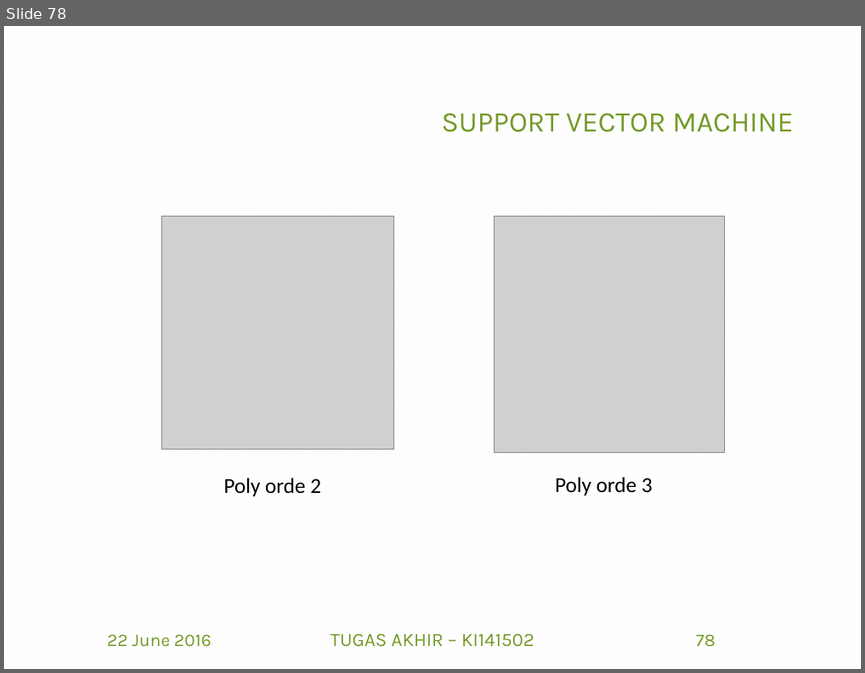
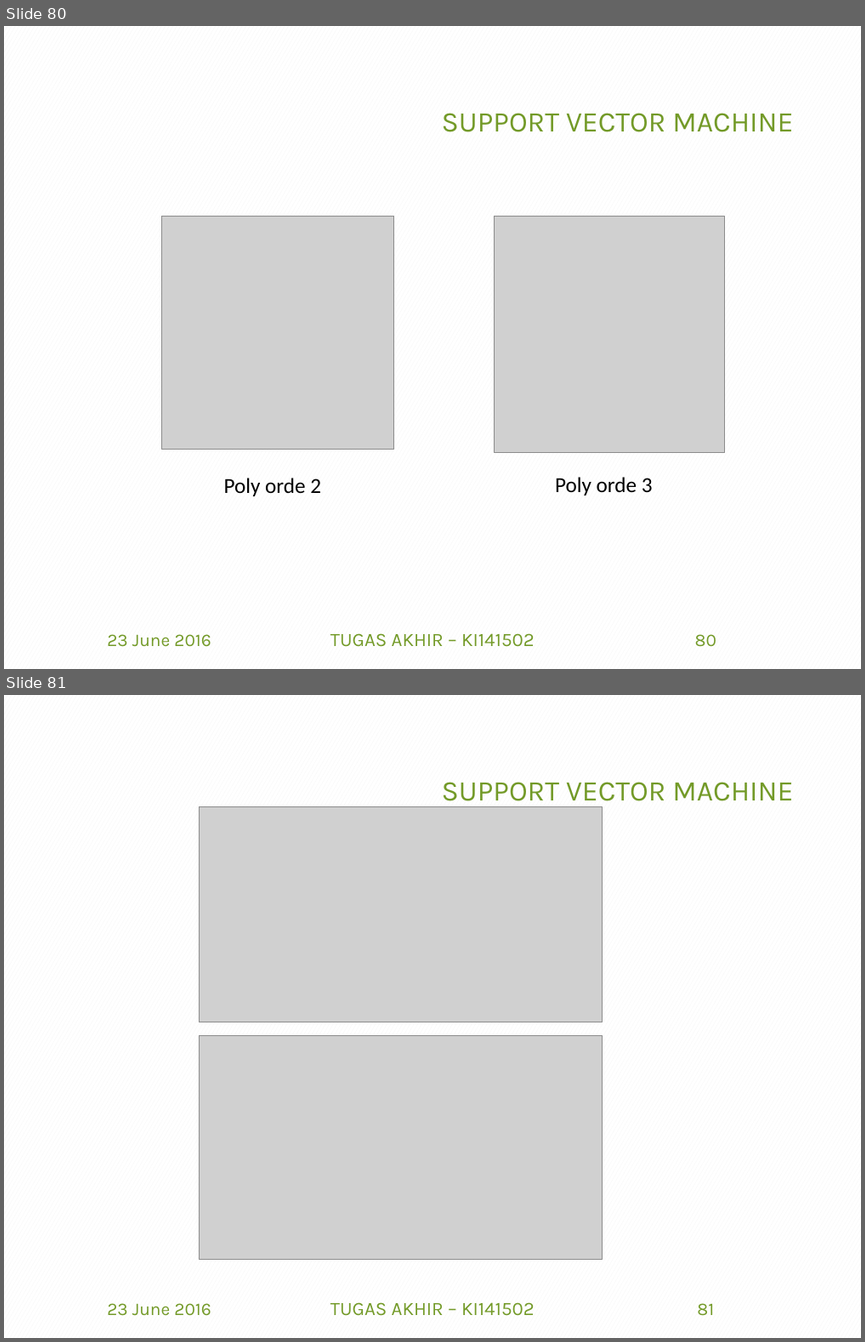
Before and after one commit to afdhalbasith/TA, a slide deck: SiapSidang/5112100153_Afdhal B.pptx. Shown one above the other, each under a label of ours: slide 78 before the commit, slides 80 and 81 after it. The pictures are 865x673 and 865x1342 pixels, drawn with LibreOffice and Linux fonts; fonts in the diff are those of the drawing; grey boxes stand for pictures; background and template pictures are left out. Boxes give left, top, right and bottom in pixels: in the first picture for what was removed or moved away, otherwise in the second. Text is boxed around its words. In the diff, an @@ line names an element or a change of style, - is before the commit and + after.

```diff
--- a/SiapSidang/5112100153_Afdhal B.pptx
+++ b/SiapSidang/5112100153_Afdhal B.pptx
@@ slide 81 added at [4, 695, 861, 1338], background pattern #F2F2F2 on #FFFFFF @@
@@ title added at [442, 782, 793, 808], 24 pt, text #739A28 @@
+SUPPORT VECTOR MACHINE
@@ picture added at [199, 806, 602, 1021] @@
@@ picture added at [199, 1035, 602, 1259] @@
@@ text added at [107, 1303, 211, 1315], 15 pt, text #739A28 @@
+23 June 2016
@@ text added at [330, 1302, 534, 1315], 16 pt, text #739A28 @@
+TUGAS AKHIR – KI141502
@@ page number added at [697, 1303, 714, 1315], 15 pt, text #739A28 @@
+81
@@ what was slide 78 is now slide 80 @@
@@ slide 80 changed as well @@
@@ text at [107, 634, 211, 646]: text changed @@
-22 June 2016
+23 June 2016
@@ page number at [695, 634, 716, 646]: text changed @@
-78
+80
```
Also in this commit, not shown: 86 other slides changed, 2 other slides added.
